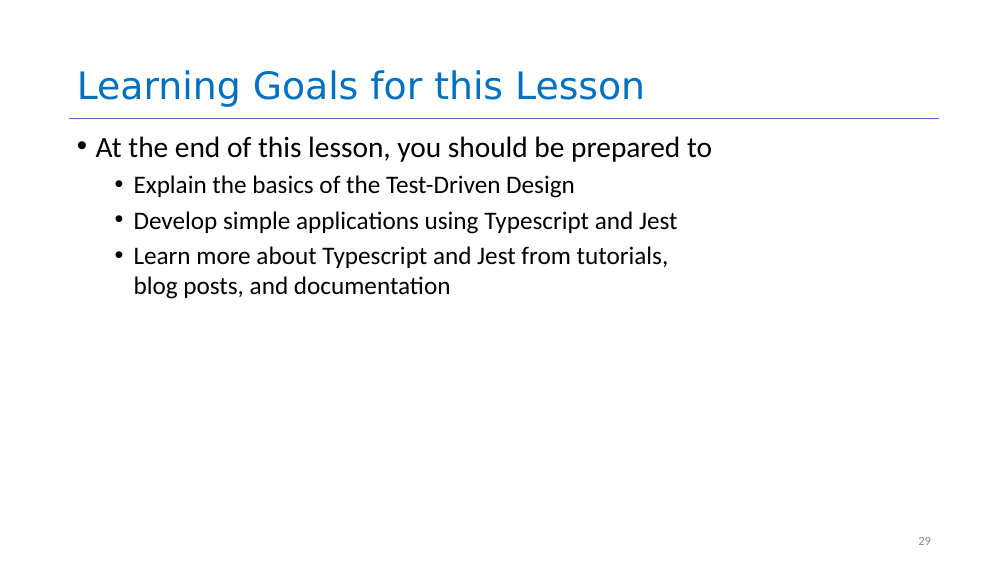
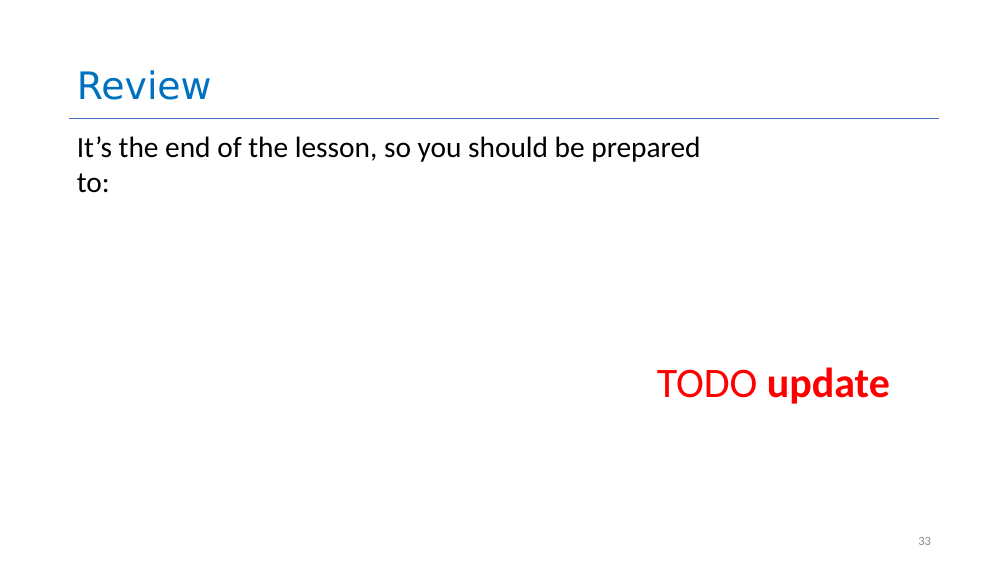
Before and after one commit to neu-se/CS4530-Spring-2026, a slide deck: slide 33 of Slides/Module 02 From Requirements to Code.pptx (slide 29 before the commit). Drawn at 1008x567 pixels with LibreOffice and Linux fonts; fonts in the diff are those of the drawing. Boxes give left, top, right and bottom in pixels: in the first picture for what was removed or moved away, otherwise in the second. Text is boxed around its words. In the diff, an @@ line names an element or a change of style, - is before the commit and + after.

```diff
--- a/Slides/Module 02 From Requirements to Code.pptx
+++ b/Slides/Module 02 From Requirements to Code.pptx
@@ title at (x1=77, y1=70, x2=212, y2=100): text changed @@
-Learning Goals for this Lesson
+Review
@@ text at (x1=77, y1=136, x2=700, y2=193): text changed; size 24 to 28 pt @@
-• At the end of this lesson, you should be prepared to
-  • Explain the basics of the Test-Driven Design
-  • Develop simple applications using Typescript and Jest
-  • Learn more about Typescript and Jest from tutorials, blog posts, and documentation
+It’s the end of the lesson, so you should be prepared to:
@@ text added at (x1=657, y1=367, x2=890, y2=404), 40 pt, text #FF0000, bold @@
+TODO update
@@ page number at (x1=918, y1=537, x2=931, y2=545): text changed @@
-29
+33
```
Also in this commit, not shown: 11 other slides changed, 19 slides added, 15 slides removed, 1 other file.
